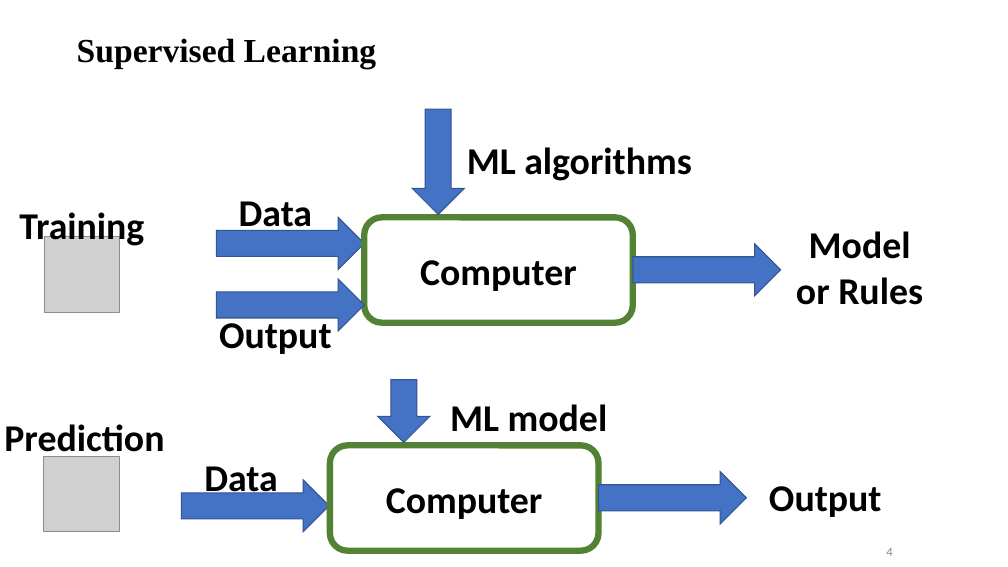
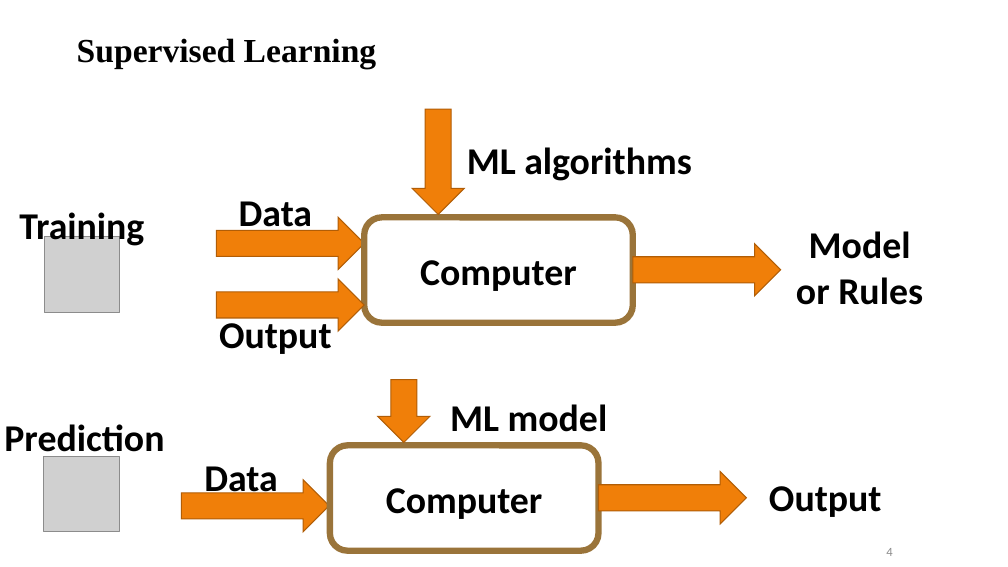
Before and after one commit to qahtanaa/qahtanaa.wep_mlb_24.io, a slide deck: slide 4 of lectures/day_2/WEP24_Day2_Regression.pptx. Drawn at 1008x567 pixels with LibreOffice and Linux fonts; fonts in the diff are those of the drawing; grey boxes stand for pictures; background and template pictures are left out. Boxes give left, top, right and bottom in pixels: in the first picture for what was removed or moved away, otherwise in the second. Text is boxed around its words. In the diff, an @@ line names an element or a change of style, - is before the commit and + after.

```diff
--- a/lectures/day_2/WEP24_Day2_Regression.pptx
+++ b/lectures/day_2/WEP24_Day2_Regression.pptx
@@ rounded rectangle "Computer" at box(364, 218, 633, 323): outline #548235 6 pt to #9A743A 6 pt @@
@@ rounded rectangle "Computer" at box(330, 445, 598, 551): outline #548235 6 pt to #9A743A 6 pt @@
@@ fill #4472C4 to #F07F09; outline #325491 1 pt to #B25E07 1 pt in 7 elements at box(216, 218, 364, 270), box(412, 109, 464, 214), box(633, 243, 781, 296), box(216, 279, 364, 331), box(181, 480, 330, 532), box(378, 380, 430, 442), box(599, 472, 747, 524) @@
```
Also in this commit, not shown: 6 other slides changed, 2 slides added, 2 slides removed, 2 other files.
